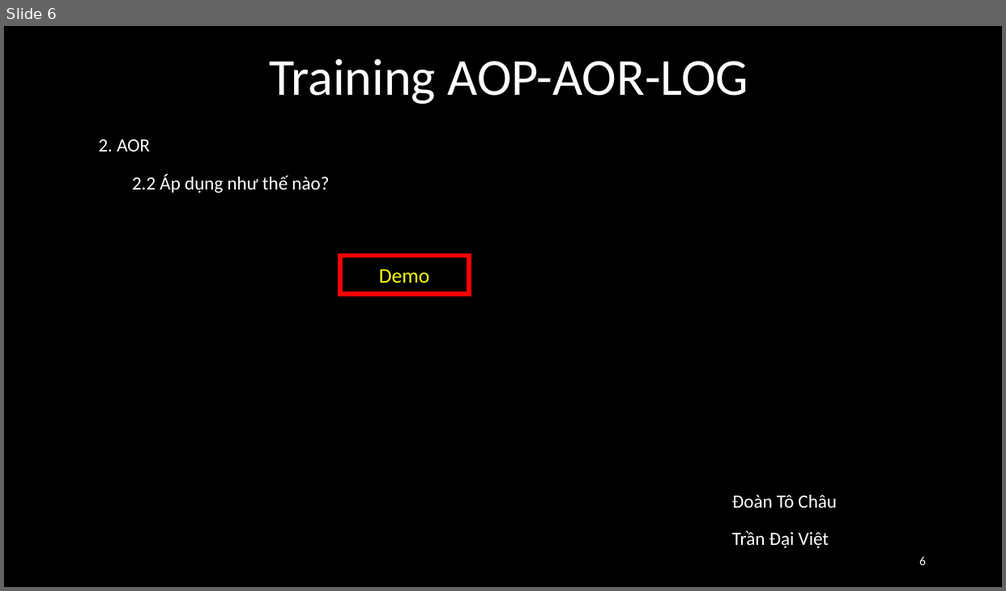
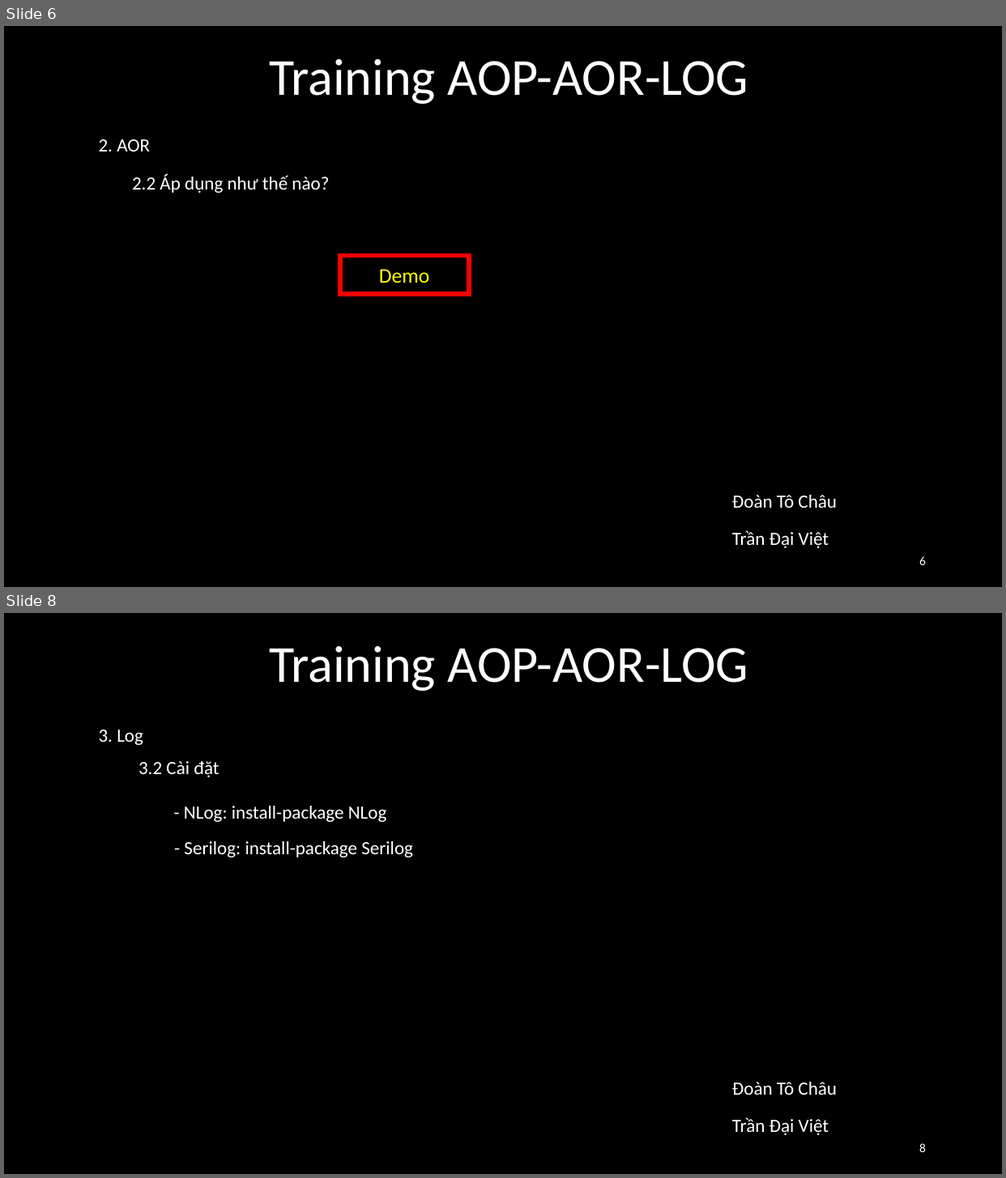
Before and after one commit to chaudt/Training-AOP-AOR-LOG, a slide deck: Slide.pptx. Shown one above the other, each under a label of ours: slide 6 before the commit, slides 6 and 8 after it; the slides between them are not shown. The pictures are 1006x591 and 1006x1178 pixels, drawn with LibreOffice and Linux fonts; fonts in the diff are those of the drawing. Boxes give left, top, right and bottom in pixels: in the first picture for what was removed or moved away, otherwise in the second. Text is boxed around its words. In the diff, an @@ line names an element or a change of style, - is before the commit and + after.

```diff
--- a/Slide.pptx
+++ b/Slide.pptx
@@ slide 8 added at box(4, 613, 1002, 1174), background #000000 @@
@@ text added at box(269, 646, 749, 691), 50 pt, text #FFFFFF @@
+Training AOP-AOR-LOG
@@ text added at box(99, 730, 143, 745), 18 pt, text #FFFFFF @@
+3. Log
@@ text added at box(138, 761, 219, 777), 18 pt, text #FFFFFF @@
+3.2 Cài đặt
@@ text added at box(184, 806, 387, 822), 18 pt, text #FFFFFF @@
+- NLog: install-package NLog
@@ text added at box(184, 841, 413, 858), 18 pt, text #FFFFFF @@
+- Serilog: install-package Serilog
@@ text added at box(732, 1082, 837, 1095), 18 pt, text #FFFFFF @@
+Đoàn Tô Châu
@@ text added at box(732, 1118, 829, 1135), 18 pt, text #FFFFFF @@
+Trần Đại Việt
@@ page number added at box(919, 1144, 926, 1152), 12 pt, text #FFFFFF @@
+8
```
Also in this commit, not shown: 2 other slides added, 1 slide removed.
